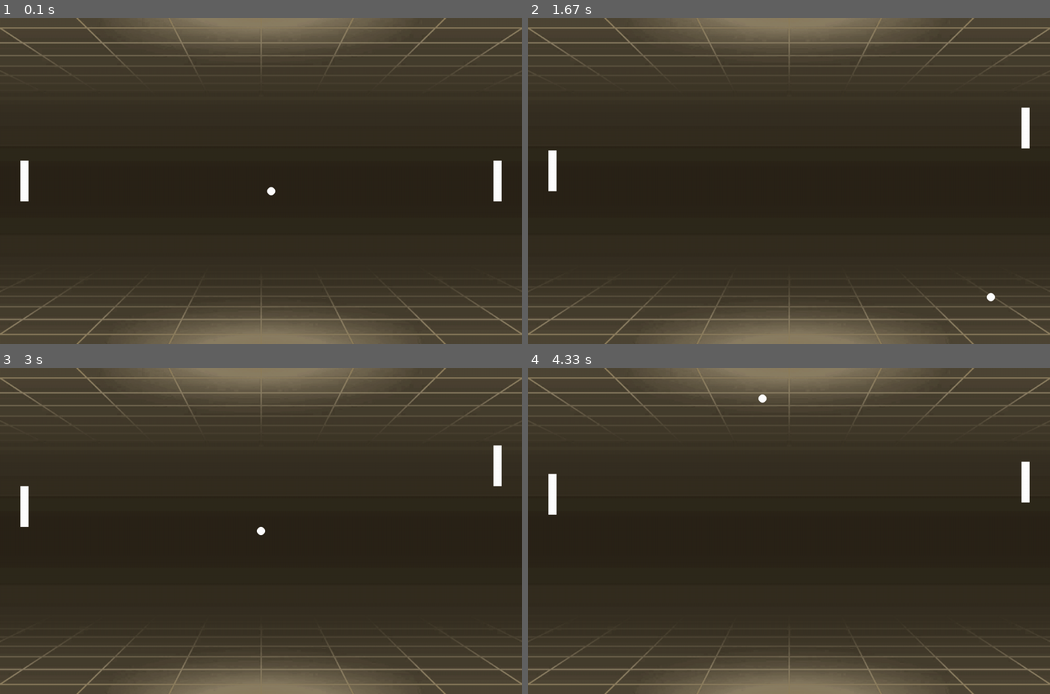
Above: before the commit, frames 1-4 (two rows, left to right).
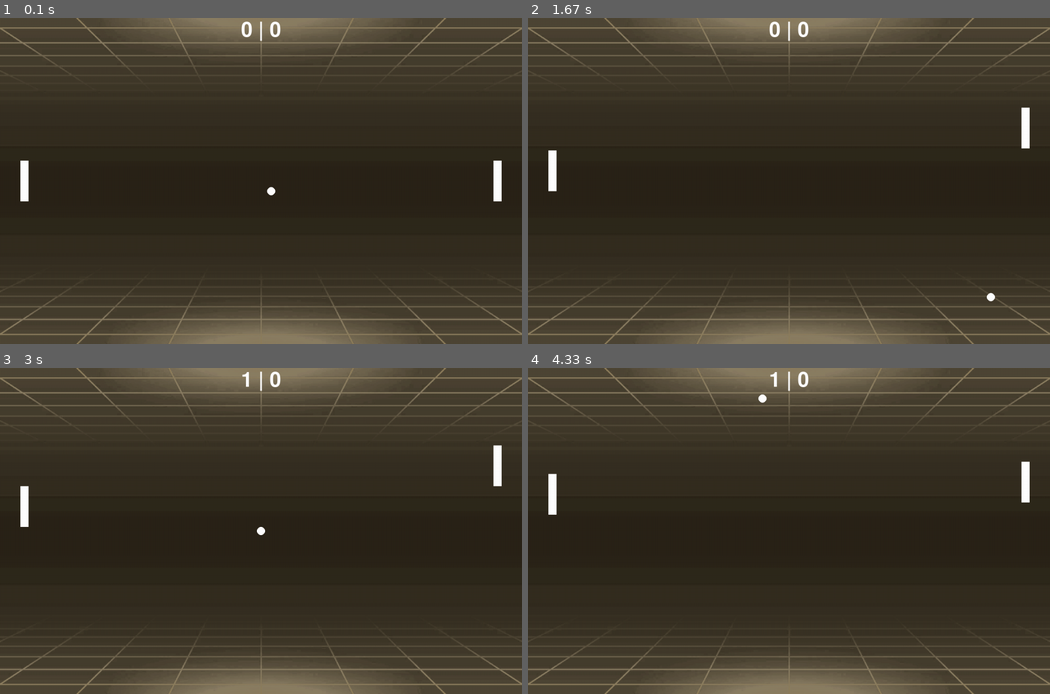
Above: after the commit, the same moments.

Repository: thomas-mosset/pong-pygame
Game: pygame game, started from src/main.py
Two runs of this game, one before a commit and one after it. Both use one fixed random seed, a clock stepped at 60 frames per second and the inputs below.
Inputs:
- Up to frame 1 (0.1 s): no input
- Up to frame 2 (1.67 s): hold Up 0.33-0.8 s; hold Down 0.83-1.13 s; tap Z at 0.9, 1.23, 1.63 s; tap S at 0.98 s; hold Up 1.17-1.53 s; hold Down from 1.57 s (still down)
- Up to frame 3 (3 s): release Down at 1.93 s; hold Up 1.97-2.27 s; tap Z at 2.03, 2.37, 2.7 s; tap S at 2.12 s; hold Down 2.3-2.6 s; hold Up from 2.63 s (still down)
- Up to frame 4 (4.33 s): release Up at 3 s; hold Down 3.03-3.4 s; tap Z at 3.1, 3.5, 3.83, 4.17 s; tap S at 3.18, 4.25 s; hold Up 3.43-3.73 s; hold Down 3.77-4.07 s; hold Up from 4.1 s (still down)

The runs differ from the first frame. In frame 1, 0.2% of the frame differs, in the area x 46-54%, y 1-8%; in frame 2, 0.2%; in frame 3, 0.1%; in frame 4, 0.1%.

Commit message:
score - display + calculate score

Diff:
--- a/src/main.py
+++ b/src/main.py
@@ -6,6 +6,7 @@
 import settings # import all settings from the settings.py file
 
 from game import Paddle, Ball
+from score import Score
 
 image_path = os.path.join(os.path.dirname(__file__), '..', 'assets', 'images', 'freepik__bg.png')
 background = pygame.image.load(image_path)
@@ -18,6 +19,7 @@
 left_player = Paddle(50, settings.SCREEN_HEIGHT // 2 - 50)
 right_player = Paddle(1210, settings.SCREEN_HEIGHT // 2 - 50)
 ball = Ball(settings.SCREEN_WIDTH // 2 - 10, settings.SCREEN_HEIGHT // 2 - 10)
+score = Score()
 
 # game's screen
 screen = pygame.display.set_mode((settings.SCREEN_WIDTH, settings.SCREEN_HEIGHT))
@@ -58,7 +60,11 @@
     ball.bounce_on_paddle(left_player)
     ball.bounce_on_paddle(right_player)
 
-    if ball.rect.left <= 0 or ball.rect.right >= settings.SCREEN_WIDTH:
+    if ball.rect.left <= 0:
+        score.point_right()
+        ball.reset()
+    elif ball.rect.right >= settings.SCREEN_WIDTH:
+        score.point_left()
         ball.reset()
 
     # display player
@@ -68,6 +74,9 @@
     # display ball
     ball.draw(screen)
 
+    # displai score
+    score.draw(screen, settings.SCREEN_WIDTH)
+
     # update / refresh the display of the game
     pygame.display.flip()
 
--- /dev/null
+++ b/src/score.py
@@ -0,0 +1,24 @@
+"""
+Score class for scoring
+"""
+
+import pygame
+import settings
+
+class Score:
+    def __init__(self):
+        self.left = 0
+        self.right = 0
+        self.font = pygame.font.Font(None, settings.FONT_SIZE)
+        self.color = settings.WHITE
+
+    def draw(self, surface, screen_width):
+        text = self.font.render(f"{self.left} | {self.right}", True, self.color)
+        text_rect = text.get_rect(center=(screen_width // 2, 30))
+        surface.blit(text, text_rect)
+
+    def point_left(self):
+        self.left += 1
+
+    def point_right(self):
+        self.right += 1
--- a/src/settings.py
+++ b/src/settings.py
@@ -11,3 +11,4 @@
 SCREEN_WIDTH = 1280
 SCREEN_HEIGHT = 800
 FPS = 60
+FONT_SIZE = 75
